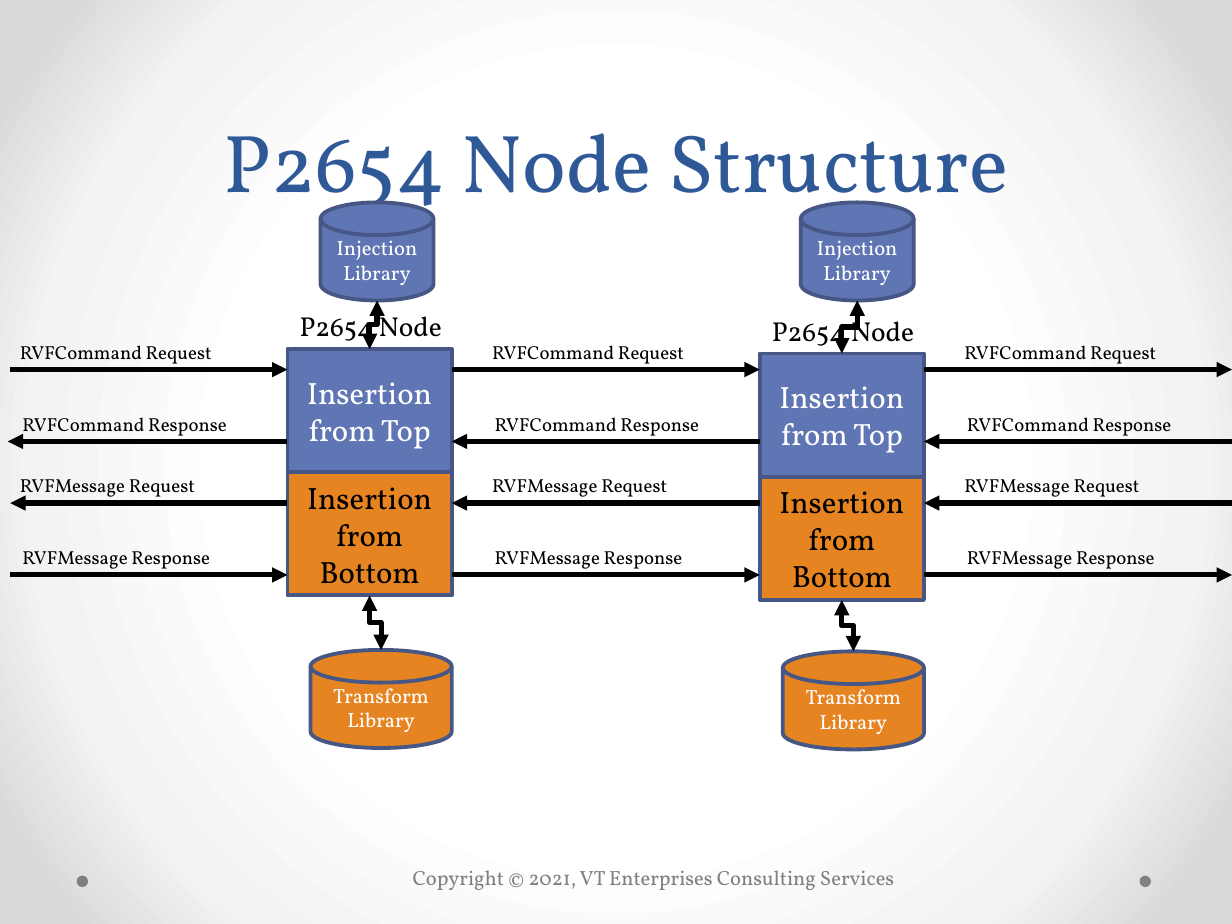
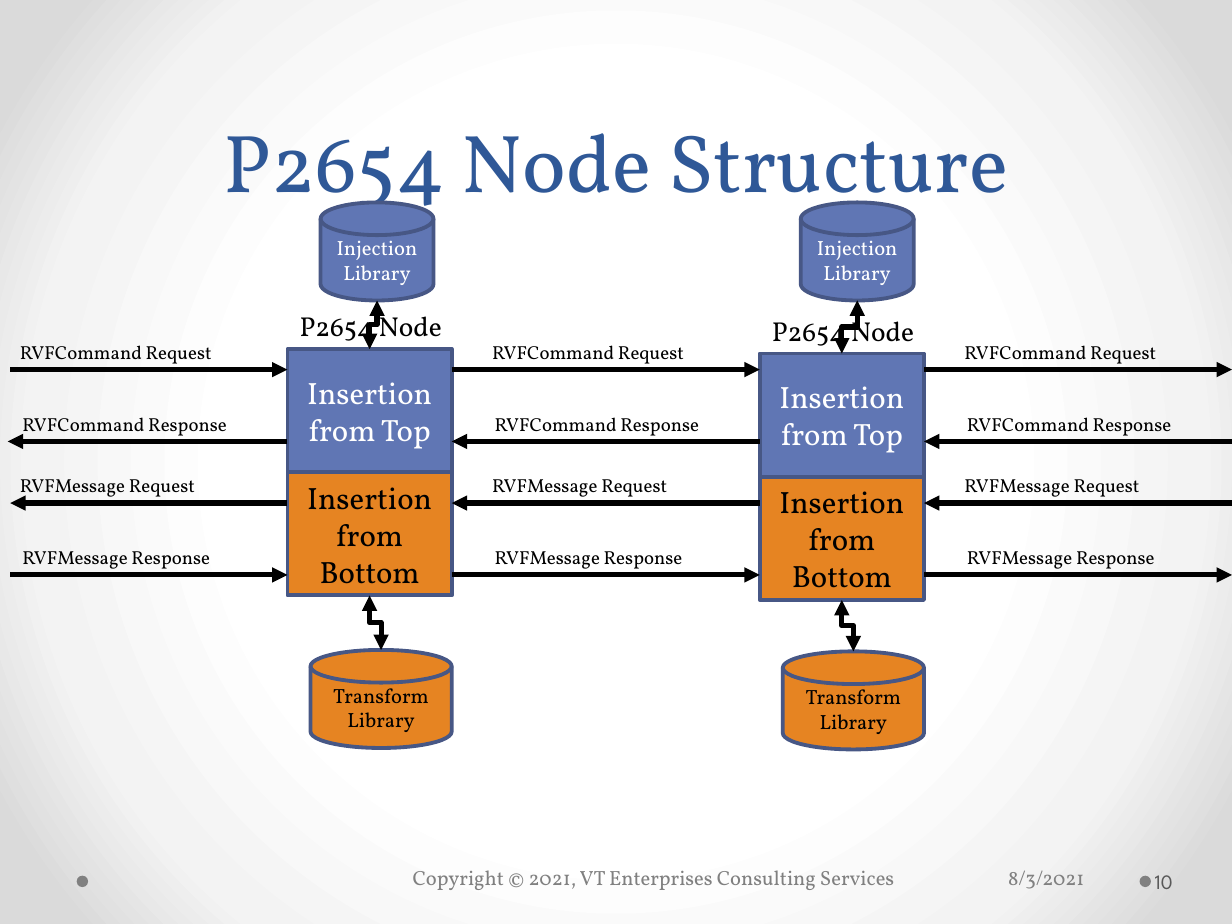
Before and after one commit to bradfordvt/P2654Model2, a slide deck: slide 10 of docs/MJBUnification20210720.pptx. Drawn at 1232x924 pixels with LibreOffice and Linux fonts; fonts in the diff are those of the drawing; background and template pictures are left out. Boxes give left, top, right and bottom in pixels: in the first picture for what was removed or moved away, otherwise in the second. Text is boxed around its words. In the diff, an @@ line names an element or a change of style, - is before the commit and + after.

```diff
--- a/docs/MJBUnification20210720.pptx
+++ b/docs/MJBUnification20210720.pptx
@@ cylinder "Transform Library" at box(310, 650, 452, 749): text colour #FFFFFF to #000000 @@
@@ cylinder "Transform Library" at box(782, 652, 924, 750): text colour #FFFFFF to #000000 @@
@@ text added at box(1008, 870, 1084, 889), 12 pt, text #808080 @@
+8/3/2021
@@ page number added at box(1155, 875, 1173, 889), 12 pt, text #595959 @@
+10
```
Also in this commit, not shown: 10 other slides changed, 6 slides added.
